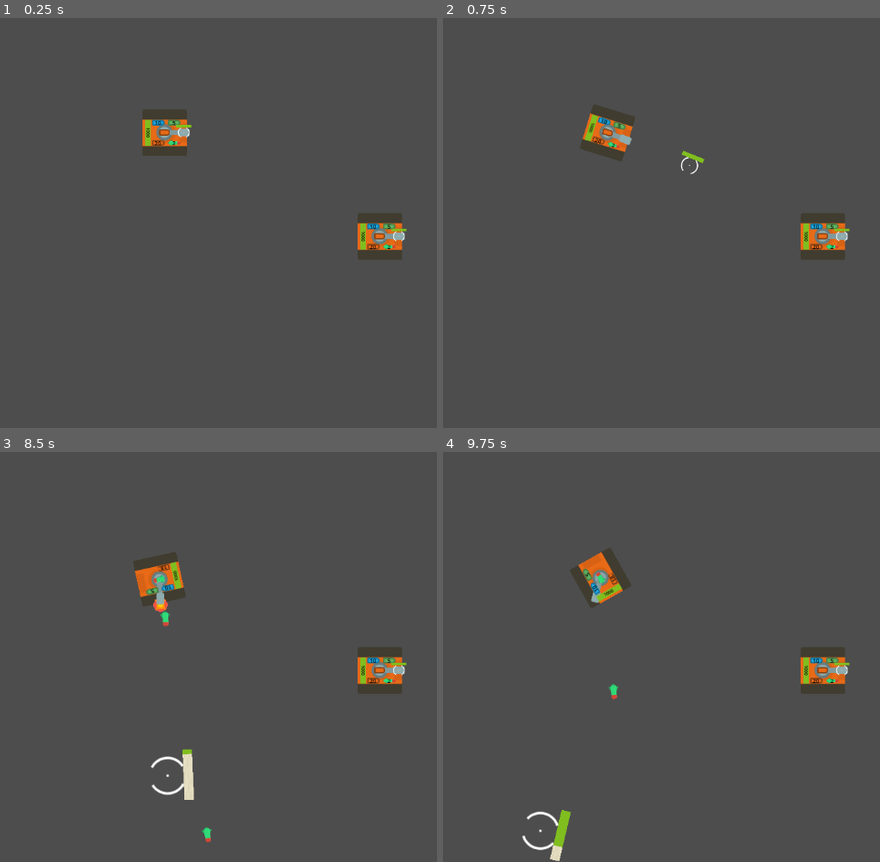
Above: before the commit, frames 1-4 (two rows, left to right).
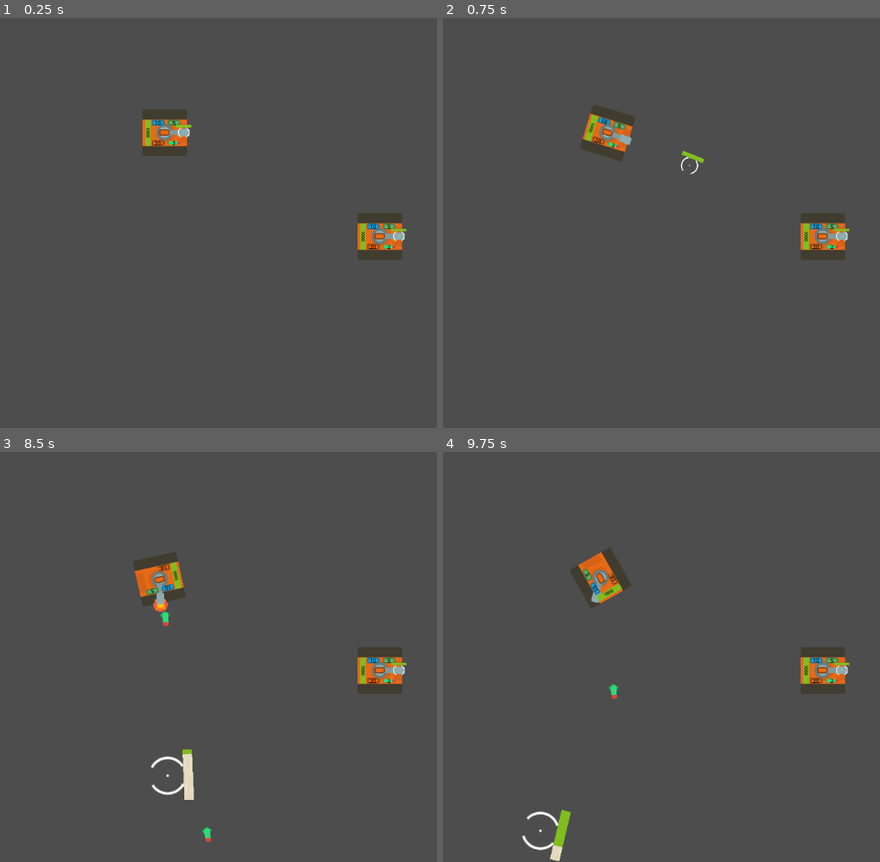
Above: after the commit, the same moments.

Repository: KakCmambnporpawwucmow/tanks_kidz
Game: Godot game, scene res://layers/test.tscn
Same seed, same stepped clock (60 frames per second), same inputs: the game is played once before the commit and once after it.
Inputs (mouse positions are in pixels of both pictures, inside the frame that each line leads up to):
- Up to frame 1 (0.25 s): no input
- Up to frame 2 (0.75 s): tap Enter at 0.5 s; move the mouse to (outside the picture) at 0.52 s; press the mouse at (outside the picture) at 0.53 s; hold D (rotate_right) from 0.53 s (still down)
- Up to frame 3 (8.5 s): tap W (move_forward) at 0.77, 1.52, 3.02, 3.77, 4.52, 6.02, 6.77, 7.52 s; move the mouse to (192, 677) at 1.27 s; release the mouse at (192, 677) at 1.28 s; tap E (ammo_ap) at 1.35, 5.85 s; click (192, 677) at 1.55 s; move the mouse to (410, 566) at 2.02 s; release D (rotate_right) at 2.03 s; hold A (rotate_left) 2.03-2.78 s; hold R (ammo_he) 2.03-2.78 s; click (410, 566) at 2.3 s; move the mouse to (301, 739) at 2.77 s; hold D (rotate_right) 2.78-4.28 s; tap F (ammo_heat) at 2.85, 7.35 s; click (301, 739) at 3.05 s; move the mouse to (outside the picture) at 3.52 s; hold C (ammo_missile) 3.53-4.28 s; click (outside the picture) at 3.8 s; move the mouse to (117, 595) at 4.27 s; hold A (rotate_left) 4.28-5.03 s; click (117, 595) at 4.35 s; move the mouse to (371, 657) at 5.02 s; press the mouse at (371, 657) at 5.03 s; hold D (rotate_right) 5.03-5.78 s; move the mouse to (227, 554) at 5.77 s; release the mouse at (227, 554) at 5.78 s; hold A (rotate_left) 5.78-7.28 s; click (227, 554) at 6.05 s; move the mouse to (outside the picture) at 6.52 s; hold R (ammo_he) 6.53-7.28 s; click (outside the picture) at 6.8 s; move the mouse to (192, 677) at 7.27 s; hold D (rotate_right) from 7.28 s (still down); click (192, 677) at 7.55 s; move the mouse to (410, 566) at 8.02 s; hold C (ammo_missile) from 8.03 s (still down); click (410, 566) at 8.3 s
- Up to frame 4 (9.75 s): move the mouse to (744, 739) at 8.77 s; release C (ammo_missile) at 8.78 s; click (744, 739) at 8.85 s; tap W (move_forward) at 9.02 s; move the mouse to (outside the picture) at 9.52 s; release D (rotate_right) at 9.53 s; press the mouse at (outside the picture) at 9.53 s; hold A (rotate_left) from 9.53 s (still down)

The runs differ from the first frame. In frame 3, less than 0.1% of the frame differs, in the area x 35-38%, y 29-33%; in frame 4, less than 0.1%.

Commit message:
ADD
Добавлена анимация уничтожения танка и маркер для места уничтожения.

Diff:
--- a/entities/tanks/base/tank.gd
+++ b/entities/tanks/base/tank.gd
@@ -19,6 +19,7 @@
 var current_ammo_type: WeaponSystem.ProjectileType = WeaponSystem.ProjectileType.AP
 var is_move:bool = false
 var is_rotate:bool = false
+var is_death:bool = false
 
 func _ready():
 	assert(turret != null, "Tank: Turret must be assigned")
@@ -36,7 +37,8 @@
 	$ammo_stat.set_ammo_type(current_ammo_type)
 
 func proc_command(command:Command):
-	command.execute(self)
+	if is_death == false:
+		command.execute(self)
 
 func move(dir:Vector2):
 	move_component.move(dir)
@@ -72,6 +74,10 @@
 	if success:
 		turret.fire_effect()
 		turret.CD_indicator(weapon_system.reload_time_ms)
+		if weapon_system.get_proj_count(current_ammo_type) == 0:
+			for ammo in WeaponSystem.ProjectileType.values():
+				if switch_ammo_type(ammo):
+					break
 		$ammo_stat.update()
 		print("Fired ", get_ammo_type_name(), " round")
 	else:
@@ -79,13 +85,15 @@
 		return false
 	return true
 
-func switch_ammo_type(new_type: WeaponSystem.ProjectileType):
+func switch_ammo_type(new_type: WeaponSystem.ProjectileType)->bool:
 	if weapon_system.get_proj_count(new_type) > 0:
 		$ammo_stat.set_ammo_type(new_type)
 		current_ammo_type = new_type
 		print("Switched to: ", get_ammo_type_name())
+		return true
 	else:
 		print("Cannot switch to ", weapon_system.get_projectile_name(new_type), " - out of ammo")
+	return false
 
 func rotating_turret_to(position:Vector2):
 	turret.update_position(position)
@@ -115,8 +123,9 @@
 	print("Tank {0} took {1}, damage from {2}".format([name, amount, source.name if source else "unknown"]))
 
 func _on_death():
+	is_death = true
 	print("Tank destroyed!")
-	queue_free()
+	$animation.play("death")
 
 func get_health_status() -> Dictionary:
 	return {
@@ -131,3 +140,11 @@
 	status["current_ammo_type"] = get_ammo_type_name()
 	status["remaining_ammo"] = get_remaining_ammo()
 	return status
+
+func _on_animation_animation_finished(anim_name: StringName) -> void:
+	var holder = $tank_death_holder
+	var glob_pos = holder.global_position
+	remove_child(holder)
+	get_parent().add_child(holder)
+	holder.global_position = glob_pos
+	queue_free()
--- a/entities/tanks/base/tank.tscn
+++ b/entities/tanks/base/tank.tscn
@@ -15,6 +15,12 @@
 [ext_resource type="Texture2D" uid="uid://bfw4o1mytjyfv" path="res://assets/graphics/obstacles/sand.png" id="13_di8a4"]
 [ext_resource type="Texture2D" uid="uid://cg05i6uspyrj7" path="res://assets/graphics/obstacles/grass.png" id="14_hjgt5"]
 [ext_resource type="PackedScene" uid="uid://52vbpdjmqg0y" path="res://entities/tanks/base/ammo_stat.tscn" id="15_hjgt5"]
+[ext_resource type="Texture2D" uid="uid://csnpfikm5j2fe" path="res://assets/graphics/tanks/death_tank.png" id="16_b71p2"]
+[ext_resource type="AudioStream" uid="uid://chjirvo6bj5lu" path="res://assets/sounds/explosion.mp3" id="17_0pyek"]
+[ext_resource type="Texture2D" uid="uid://dv4sqiv4ee42m" path="res://assets/graphics/effects/tank_explosion4.png" id="18_vyw1x"]
+[ext_resource type="Texture2D" uid="uid://m38evhpltulw" path="res://assets/graphics/effects/tank_explosion9.png" id="19_e6wdd"]
+[ext_resource type="Texture2D" uid="uid://djtcvrp8cro3s" path="res://assets/graphics/effects/tank_explosion8.png" id="20_albxe"]
+[ext_resource type="Texture2D" uid="uid://duqqt7gw33yni" path="res://assets/graphics/effects/tank_explosion6.png" id="21_5ixb2"]
 
 [sub_resource type="RectangleShape2D" id="RectangleShape2D_ch0vs"]
 size = Vector2(8, 40)
@@ -32,7 +38,189 @@
 font_size = 7
 font_color = Color(0.023529412, 0.015686275, 0.023529412, 1)
 
+[sub_resource type="Animation" id="Animation_n8ip8"]
+resource_name = "death"
+length = 2.0
+tracks/0/type = "value"
+tracks/0/imported = false
+tracks/0/enabled = true
+tracks/0/path = NodePath(".:self_modulate")
+tracks/0/interp = 1
+tracks/0/loop_wrap = true
+tracks/0/keys = {
+"times": PackedFloat32Array(0.0333333, 1.6042094),
+"transitions": PackedFloat32Array(1, 1),
+"update": 0,
+"values": [Color(1, 1, 1, 1), Color(1, 1, 1, 0.011764706)]
+}
+tracks/1/type = "value"
+tracks/1/imported = false
+tracks/1/enabled = true
+tracks/1/path = NodePath("tank_death_holder:self_modulate")
+tracks/1/interp = 1
+tracks/1/loop_wrap = true
+tracks/1/keys = {
+"times": PackedFloat32Array(1.5962284, 2),
+"transitions": PackedFloat32Array(1, 1),
+"update": 0,
+"values": [Color(1, 1, 1, 0.011764706), Color(1, 1, 1, 1)]
+}
+tracks/2/type = "value"
+tracks/2/imported = false
+tracks/2/enabled = true
+tracks/2/path = NodePath("explosion:playing")
+tracks/2/interp = 1
+tracks/2/loop_wrap = true
+tracks/2/keys = {
+"times": PackedFloat32Array(0),
+"transitions": PackedFloat32Array(1),
+"update": 1,
+"values": [true]
+}
+tracks/3/type = "value"
+tracks/3/imported = false
+tracks/3/enabled = true
+tracks/3/path = NodePath("s_explosion:scale")
+tracks/3/interp = 1
+tracks/3/loop_wrap = true
+tracks/3/keys = {
+"times": PackedFloat32Array(0, 1.7265869),
+"transitions": PackedFloat32Array(1, 1),
+"update": 0,
+"values": [Vector2(0.01, 0.01), Vector2(1, 1)]
+}
+tracks/4/type = "value"
+tracks/4/imported = false
+tracks/4/enabled = true
+tracks/4/path = NodePath("s_explosion/part1:position")
+tracks/4/interp = 1
+tracks/4/loop_wrap = true
+tracks/4/keys = {
+"times": PackedFloat32Array(0, 1.96),
+"transitions": PackedFloat32Array(1, 1),
+"update": 0,
+"values": [Vector2(0, 0), Vector2(50, 50)]
+}
+tracks/5/type = "value"
+tracks/5/imported = false
+tracks/5/enabled = true
+tracks/5/path = NodePath("s_explosion/part2:position")
+tracks/5/interp = 1
+tracks/5/loop_wrap = true
+tracks/5/keys = {
+"times": PackedFloat32Array(0, 1.96),
+"transitions": PackedFloat32Array(1, 1),
+"update": 0,
+"values": [Vector2(0, 0), Vector2(-50, -50)]
+}
+tracks/6/type = "value"
+tracks/6/imported = false
+tracks/6/enabled = true
+tracks/6/path = NodePath("s_explosion/part3:position")
+tracks/6/interp = 1
+tracks/6/loop_wrap = true
+tracks/6/keys = {
+"times": PackedFloat32Array(0, 2),
+"transitions": PackedFloat32Array(1, 1),
+"update": 0,
+"values": [Vector2(0, 0), Vector2(50, -50)]
+}
+
+[sub_resource type="Animation" id="Animation_vyw1x"]
+length = 0.001
+tracks/0/type = "value"
+tracks/0/imported = false
+tracks/0/enabled = true
+tracks/0/path = NodePath(".:self_modulate")
+tracks/0/interp = 1
+tracks/0/loop_wrap = true
+tracks/0/keys = {
+"times": PackedFloat32Array(0),
+"transitions": PackedFloat32Array(1),
+"update": 0,
+"values": [Color(1, 1, 1, 0.011764706)]
+}
+tracks/1/type = "value"
+tracks/1/imported = false
+tracks/1/enabled = true
+tracks/1/path = NodePath("tank_death_holder:self_modulate")
+tracks/1/interp = 1
+tracks/1/loop_wrap = true
+tracks/1/keys = {
+"times": PackedFloat32Array(0),
+"transitions": PackedFloat32Array(1),
+"update": 0,
+"values": [Color(1, 1, 1, 0.011764706)]
+}
+tracks/2/type = "value"
+tracks/2/imported = false
+tracks/2/enabled = true
+tracks/2/path = NodePath("explosion:playing")
+tracks/2/interp = 1
+tracks/2/loop_wrap = true
+tracks/2/keys = {
+"times": PackedFloat32Array(0),
+"transitions": PackedFloat32Array(1),
+"update": 1,
+"values": [true]
+}
+tracks/3/type = "value"
+tracks/3/imported = false
+tracks/3/enabled = true
+tracks/3/path = NodePath("s_explosion:scale")
+tracks/3/interp = 1
+tracks/3/loop_wrap = true
+tracks/3/keys = {
+"times": PackedFloat32Array(0),
+"transitions": PackedFloat32Array(1),
+"update": 0,
+"values": [Vector2(0.01, 0.01)]
+}
+tracks/4/type = "value"
+tracks/4/imported = false
+tracks/4/enabled = true
+tracks/4/path = NodePath("s_explosion/part1:position")
+tracks/4/interp = 1
+tracks/4/loop_wrap = true
+tracks/4/keys = {
+"times": PackedFloat32Array(0),
+"transitions": PackedFloat32Array(1),
+"update": 0,
+"values": [Vector2(0, 0)]
+}
+tracks/5/type = "value"
+tracks/5/imported = false
+tracks/5/enabled = true
+tracks/5/path = NodePath("s_explosion/part2:position")
+tracks/5/interp = 1
+tracks/5/loop_wrap = true
+tracks/5/keys = {
+"times": PackedFloat32Array(0),
+"transitions": PackedFloat32Array(1),
+"update": 0,
+"values": [Vector2(0, 0)]
+}
+tracks/6/type = "value"
+tracks/6/imported = false
+tracks/6/enabled = true
+tracks/6/path = NodePath("s_explosion/part3:position")
+tracks/6/interp = 1
+tracks/6/loop_wrap = true
+tracks/6/keys = {
+"times": PackedFloat32Array(0),
+"transitions": PackedFloat32Array(1),
+"update": 0,
+"values": [Vector2(0, 0)]
+}
+
+[sub_resource type="AnimationLibrary" id="AnimationLibrary_e6wdd"]
+_data = {
+&"RESET": SubResource("Animation_vyw1x"),
+&"death": SubResource("Animation_n8ip8")
+}
+
 [node name="Tank" type="Node2D" node_paths=PackedStringArray("turret", "move_component", "health_component", "weapon_system", "front_armor", "rear_armor", "side_armor")]
+self_modulate = Color(1, 1, 1, 0.011764706)
 script = ExtResource("1_6u466")
 turret = NodePath("Turret")
 move_component = NodePath("AreaMoveComponent")
@@ -55,6 +243,7 @@
 
 [node name="HealthComponent" parent="." instance=ExtResource("5_raro8")]
 max_health = 1000.0
+auto_destroy_on_death = false
 
 [node name="WeaponSystem" parent="." instance=ExtResource("7_ym7oc")]
 ap_round = ExtResource("7_55dvl")
@@ -127,3 +316,31 @@
 
 [node name="ammo_stat" parent="." node_paths=PackedStringArray("weapon_system") instance=ExtResource("15_hjgt5")]
 weapon_system = NodePath("../WeaponSystem")
+
+[node name="animation" type="AnimationPlayer" parent="."]
+libraries = {
+&"": SubResource("AnimationLibrary_e6wdd")
+}
+
+[node name="tank_death_holder" type="Sprite2D" parent="."]
+self_modulate = Color(1, 1, 1, 0.011764706)
+position = Vector2(-1.5803748e-06, 0)
+texture = ExtResource("16_b71p2")
+
+[node name="explosion" type="AudioStreamPlayer2D" parent="."]
+stream = ExtResource("17_0pyek")
+
+[node name="s_explosion" type="Sprite2D" parent="."]
+scale = Vector2(0.01, 0.01)
+texture = ExtResource("18_vyw1x")
+
+[node name="part1" type="Sprite2D" parent="s_explosion"]
+texture = ExtResource("19_e6wdd")
+
+[node name="part2" type="Sprite2D" parent="s_explosion"]
+texture = ExtResource("20_albxe")
+
+[node name="part3" type="Sprite2D" parent="s_explosion"]
+texture = ExtResource("21_5ixb2")
+
+[connection signal="animation_finished" from="animation" to="." method="_on_animation_animation_finished"]
Binary file added: assets/graphics/tanks/death_tank.png
Not shown: 1 places in entities/tanks/base/tank.tscn that only renumber resources
